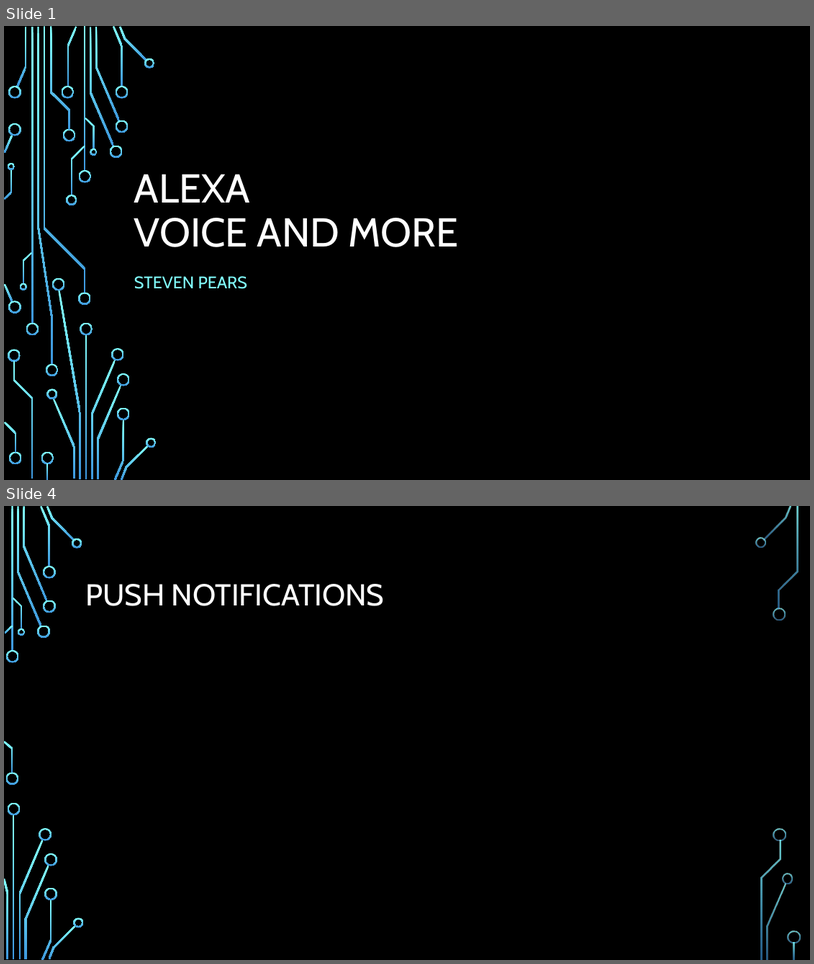
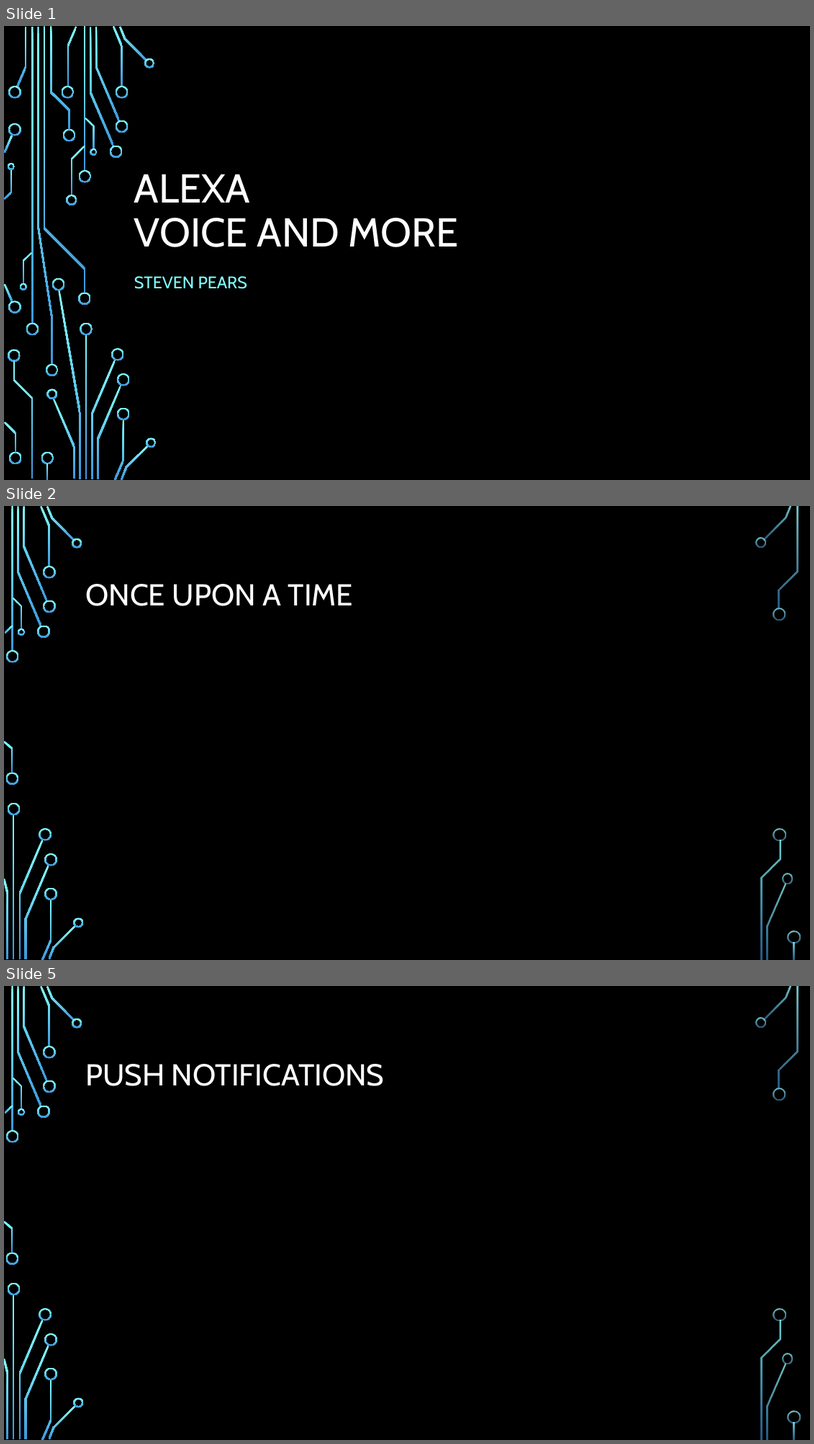
Before and after one commit to stoiveyp/DDDWales2018, a slide deck: Presentation/VoiceAndMore.pptx. Shown one above the other, each under a label of ours: slides 1 and 4 before the commit, slides 1, 2 and 5 after it; the slides between them are not shown. The pictures are 814x964 and 814x1444 pixels, drawn with LibreOffice and Linux fonts; fonts in the diff are those of the drawing; background and template pictures are left out. Boxes give left, top, right and bottom in pixels: in the first picture for what was removed or moved away, otherwise in the second. Text is boxed around its words. In the diff, an @@ line names an element or a change of style, - is before the commit and + after.

```diff
--- a/Presentation/VoiceAndMore.pptx
+++ b/Presentation/VoiceAndMore.pptx
@@ slide 2 added at (4,506,810,960), background picture (left out); not listed: 36 template elements that a slide beside it also shows @@
@@ title added at (85,584,353,606), 36 pt, text #FFFFFF @@
+ONCE UPON A TIME
@@ what was slide 4 is now slide 5 @@
```
Also in this commit, not shown: 3 slides changed, 4 other slides added, 2 slides removed.
